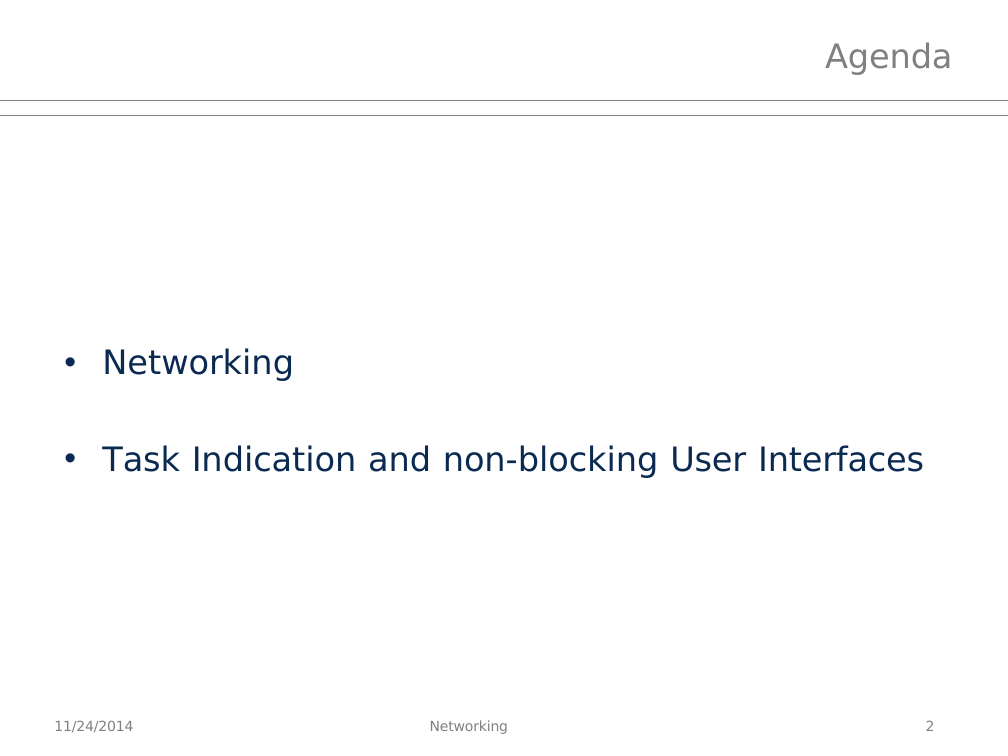
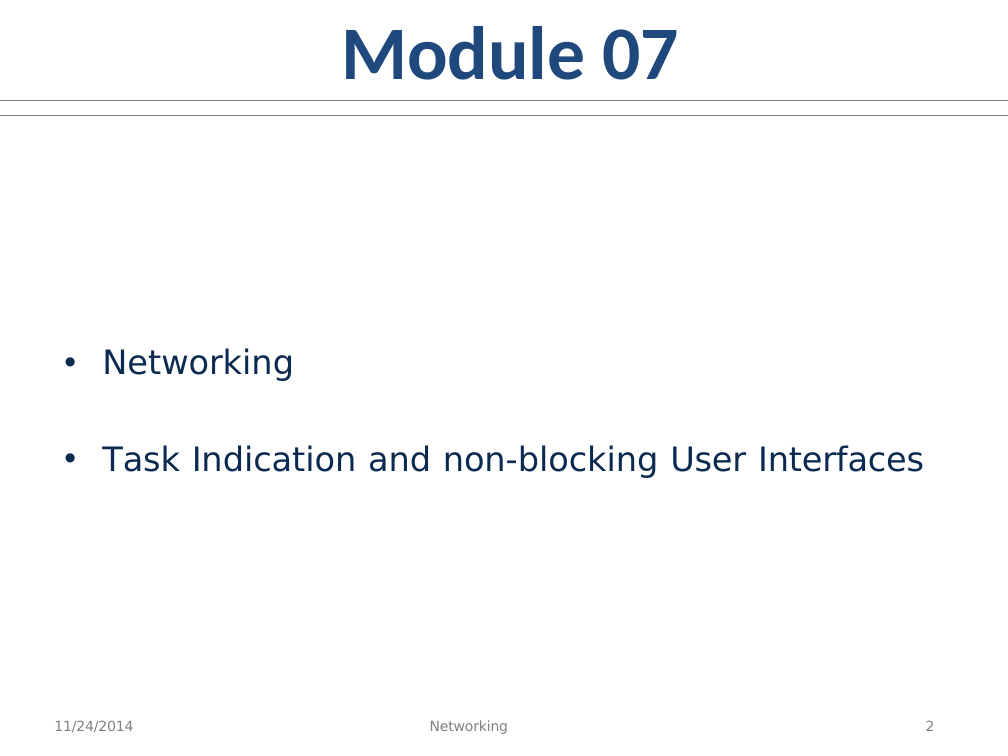
Before and after one commit to aminhngn/Course_Mobile_IOS, a slide deck: slide 2 of course/Module_07_ios_networking.pptx. Drawn at 1008x756 pixels with LibreOffice and Linux fonts; fonts in the diff are those of the drawing. Boxes give left, top, right and bottom in pixels: in the first picture for what was removed or moved away, otherwise in the second. Text is boxed around its words. In the diff, an @@ line names an element or a change of style, - is before the commit and + after.

```diff
--- a/course/Module_07_ios_networking.pptx
+++ b/course/Module_07_ios_networking.pptx
@@ text added at (341,26,679,80), 54 pt, text #1F497D, bold @@
+Module 07
@@ title removed at (825,42,952,75) @@
-Agenda
```
Also in this commit, not shown: 1 other slide changed, 5 other files.
